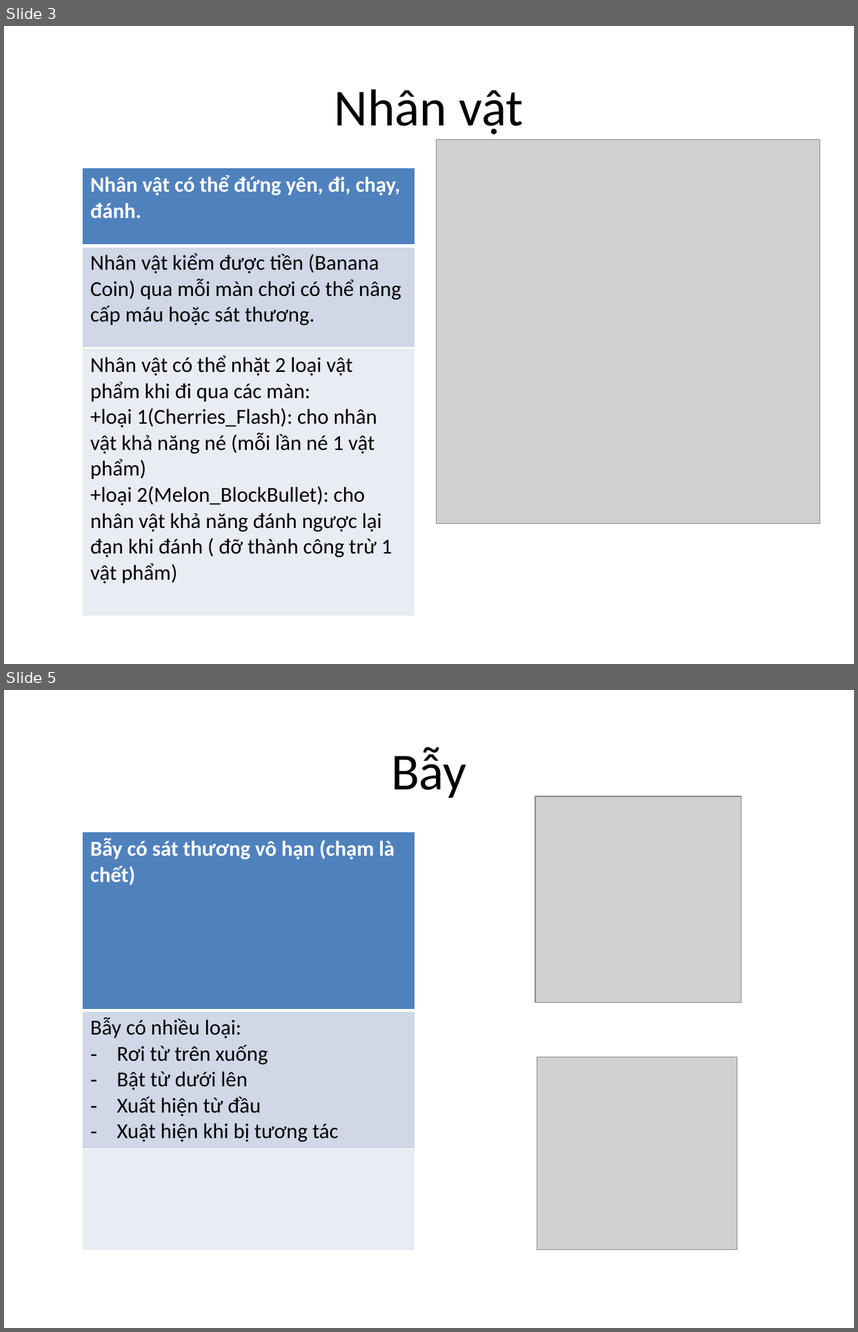
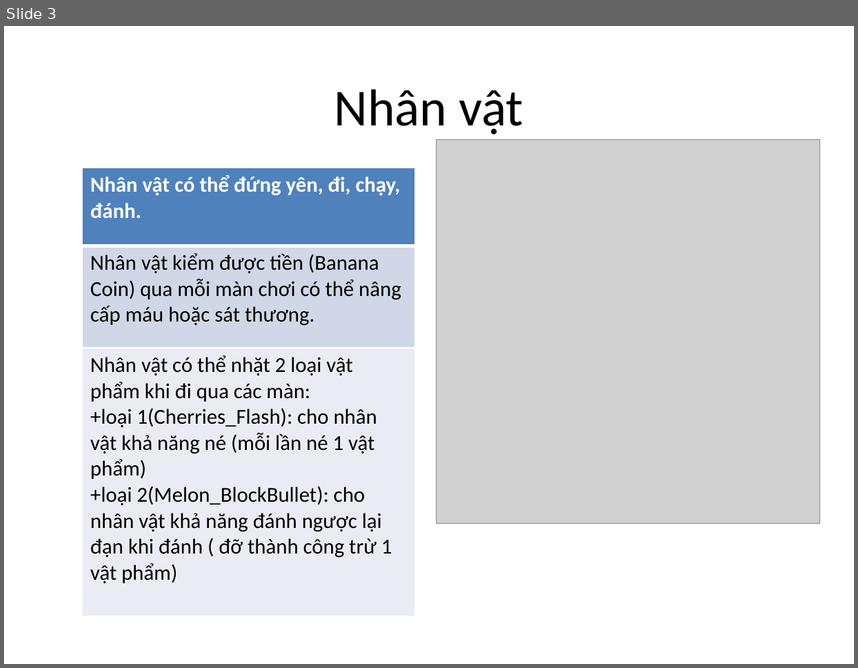
Before and after one commit to Xwin28/Programming_Game, a slide deck: RELEASE and DESIGN/Design/IdealGame.pptx. Shown one above the other, each under a label of ours: slides 3 and 5 before the commit, slide 3 after it; the slides between them are not shown. The pictures are 858x1332 and 858x668 pixels, drawn with LibreOffice and Linux fonts; fonts in the diff are those of the drawing; grey boxes stand for pictures. Boxes give left, top, right and bottom in pixels: in the first picture for what was removed or moved away, otherwise in the second. Text is boxed around its words. In the diff, an @@ line names an element or a change of style, - is before the commit and + after.

```diff
--- a/RELEASE and DESIGN/Design/IdealGame.pptx
+++ b/RELEASE and DESIGN/Design/IdealGame.pptx
@@ slide 5 removed at [4,690,854,1328], background #FFFFFF @@
@@ title removed at [391,747,467,798] @@
-Bẫy
@@ picture removed at [535,796,741,1002] @@
@@ table removed at [82,832,415,1248], 3 rows, 1 columns @@
-Bẫy có sát thương vô hạn (chạm là chết)
-Bẫy có nhiều loại: / Rơi từ trên xuống / Bật từ dưới lên / Xuất hiện từ đầu / Xuật hiện khi bị tương tác
-
@@ picture removed at [537,1057,737,1250] @@
```
Also in this commit, not shown: 2 slides changed, 58 other files.
